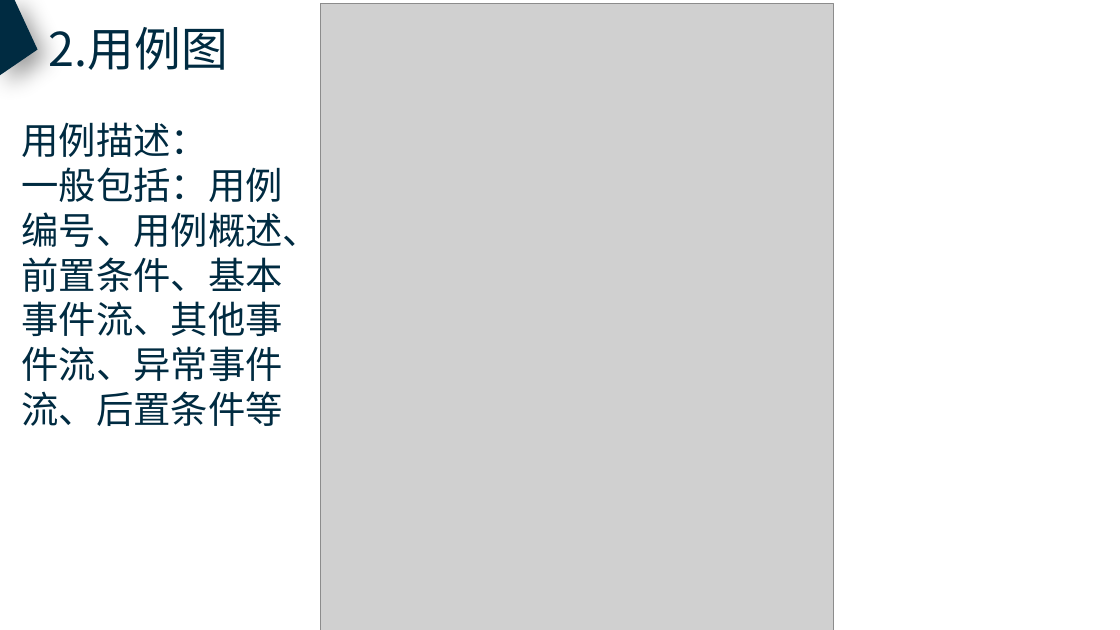
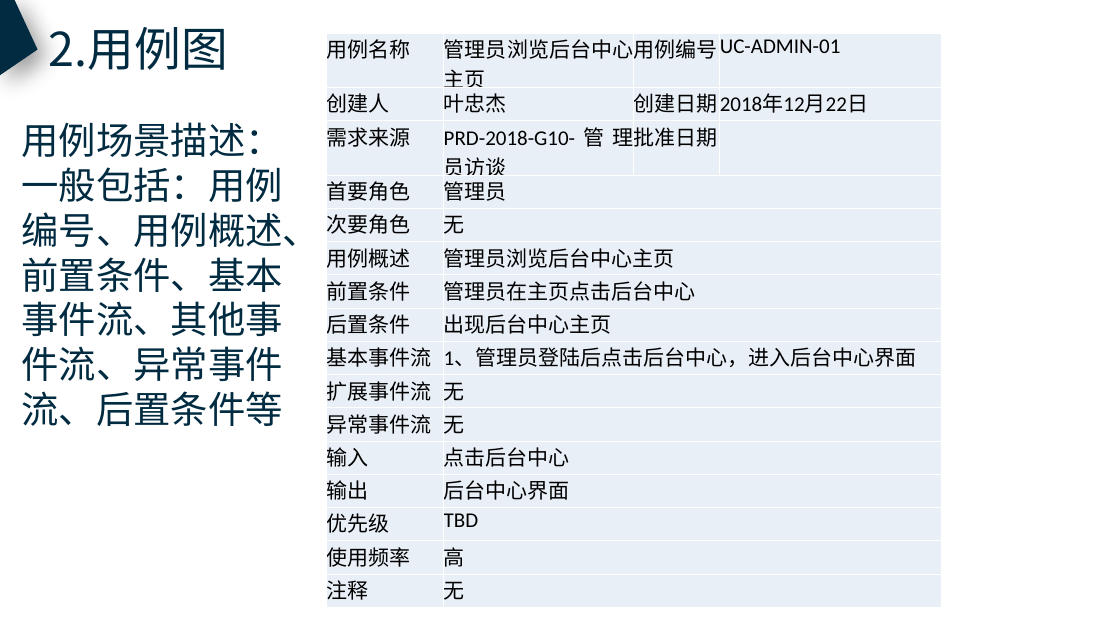
Before and after one commit to PRD2018-G10/TeachingAssistWebsiteProject, a slide deck: slide 13 of 非受控文档/2翻转PPT/PRD2018-G10-UML基础4.pptx. Drawn at 1120x630 pixels with LibreOffice and Linux fonts; fonts in the diff are those of the drawing; grey boxes stand for pictures. Boxes give left, top, right and bottom in pixels: in the first picture for what was removed or moved away, otherwise in the second. Text is boxed around its words. In the diff, an @@ line names an element or a change of style, - is before the commit and + after.

```diff
--- a/非受控文档/2翻转PPT/PRD2018-G10-UML基础4.pptx
+++ b/非受控文档/2翻转PPT/PRD2018-G10-UML基础4.pptx
@@ picture removed at <box>320,3,833,630</box> @@
@@ table added at <box>326,33,941,607</box>, 16 rows, 4 columns @@
+用例名称 | 管理员浏览后台中心主页 | 用例编号 | UC-ADMIN-01
+创建人 | 叶忠杰 | 创建日期 | 2018年12月22日
+需求来源 | PRD-2018-G10-管理员访谈 | 批准日期 | 
+首要角色 | 管理员 |  | 
+次要角色 | 无 |  | 
+用例概述 | 管理员浏览后台中心主页 |  | 
+前置条件 | 管理员在主页点击后台中心 |  | 
+后置条件 | 出现后台中心主页 |  | 
+基本事件流 | 1、管理员登陆后点击后台中心，进入后台中心界面 |  | 
+扩展事件流 | 无 |  | 
+异常事件流 | 无 |  | 
+输入 | 点击后台中心 |  | 
+输出 | 后台中心界面 |  | 
+优先级 | TBD |  | 
+使用频率 | 高 |  | 
+注释 | 无 |  | 
@@ text at <box>21,122,282,157</box>: text changed @@
-用例描述：
+用例场景描述：
```
